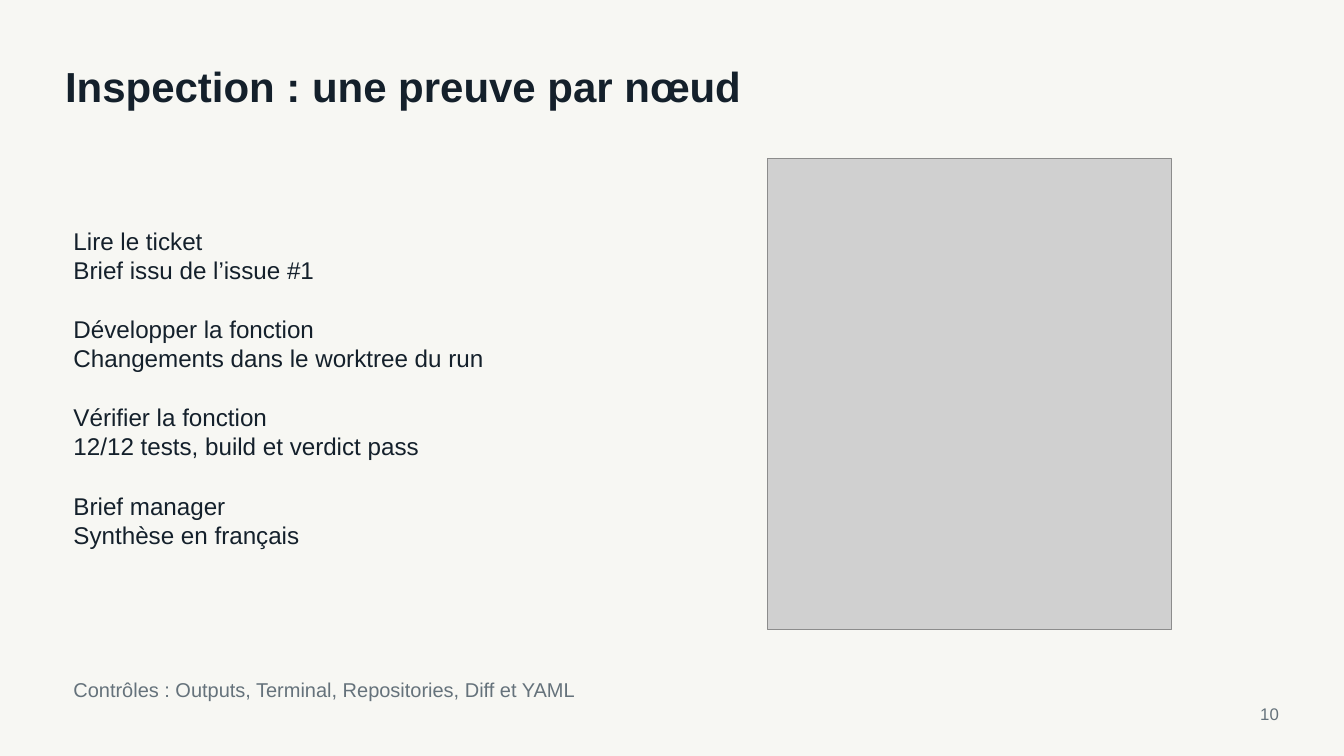
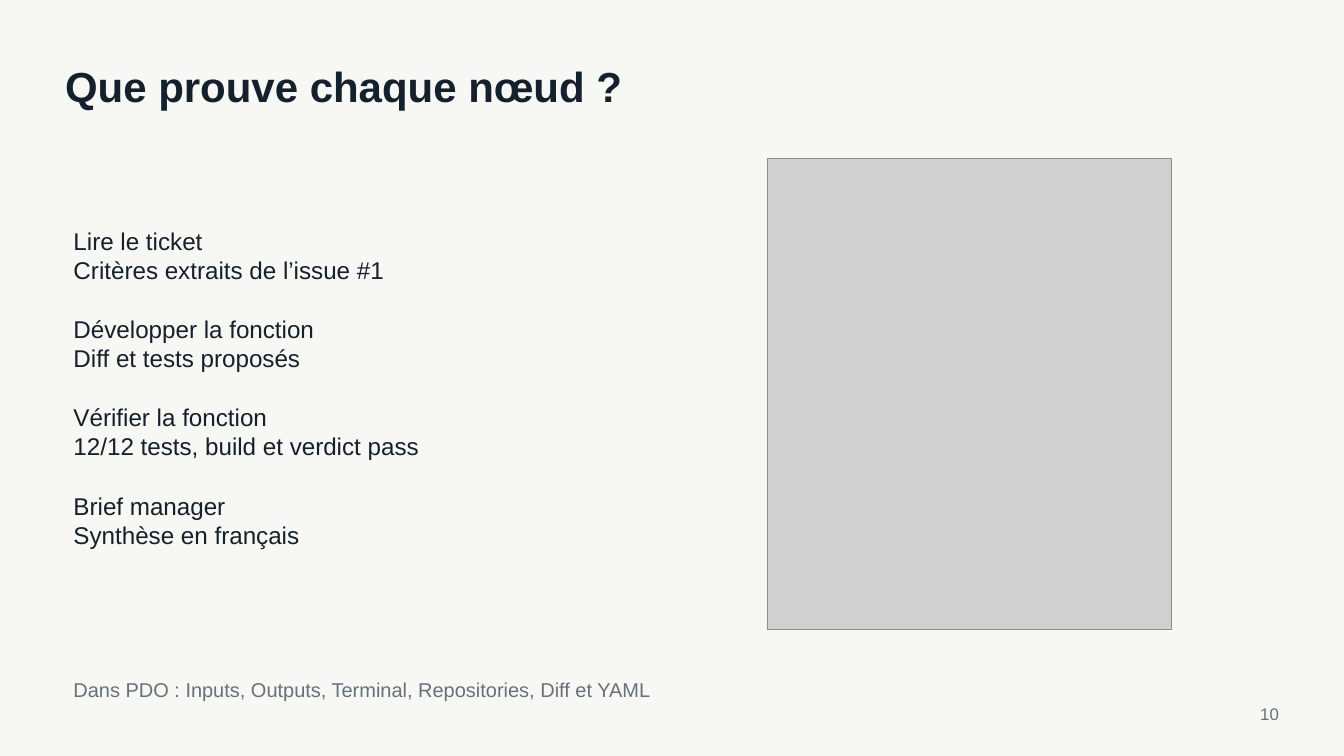
Before and after one commit to Mohamedballouch/radar-ia-casablanca-demo, a slide deck: slide 10 of workshop/slides/atelier-pdsf-pdo-casablanca.pptx. Drawn at 1344x756 pixels with LibreOffice and Linux fonts; fonts in the diff are those of the drawing; grey boxes stand for pictures. Boxes give left, top, right and bottom in pixels: in the first picture for what was removed or moved away, otherwise in the second. Text is boxed around its words. In the diff, an @@ line names an element or a change of style, - is before the commit and + after.

```diff
--- a/workshop/slides/atelier-pdsf-pdo-casablanca.pptx
+++ b/workshop/slides/atelier-pdsf-pdo-casablanca.pptx
@@ text at box(65, 71, 584, 111): text changed @@
-Inspection : une preuve par nœud
+Que prouve chaque nœud ?
@@ text at box(73, 261, 384, 280): text changed @@
-Brief issu de l’issue #1
+Critères extraits de l’issue #1
@@ text at box(73, 349, 300, 372): text changed @@
-Changements dans le worktree du run
+Diff et tests proposés
@@ text at box(73, 682, 650, 701): text changed @@
-Contrôles : Outputs, Terminal, Repositories, Diff et YAML
+Dans PDO : Inputs, Outputs, Terminal, Repositories, Diff et YAML
```
Also in this commit, not shown: 10 other slides changed, 1 slide added, 1 slide removed, 2 other files.
